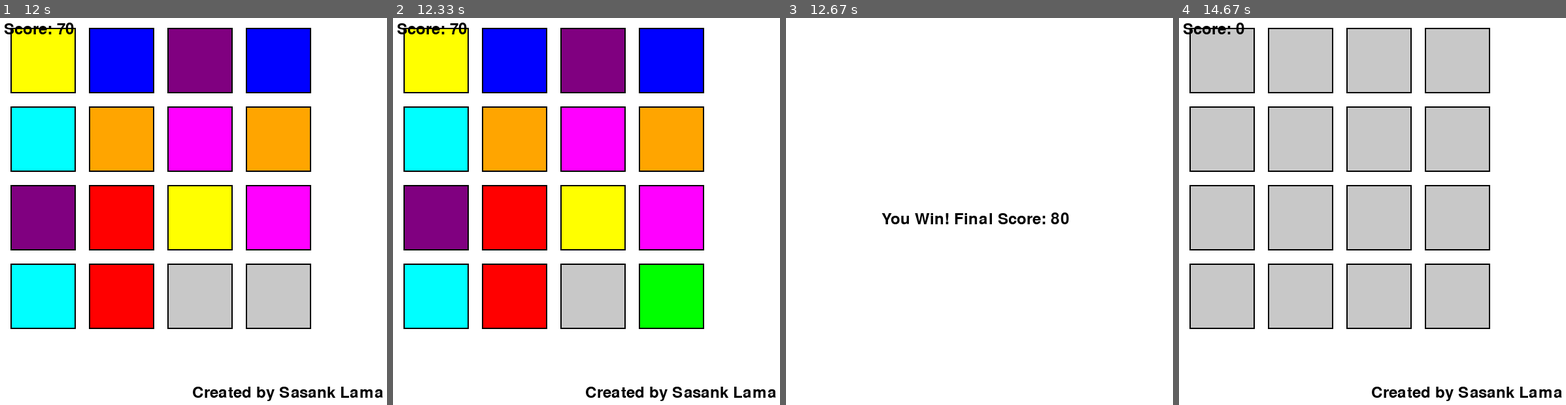
Above: before the commit, frames 1-4 (left to right).
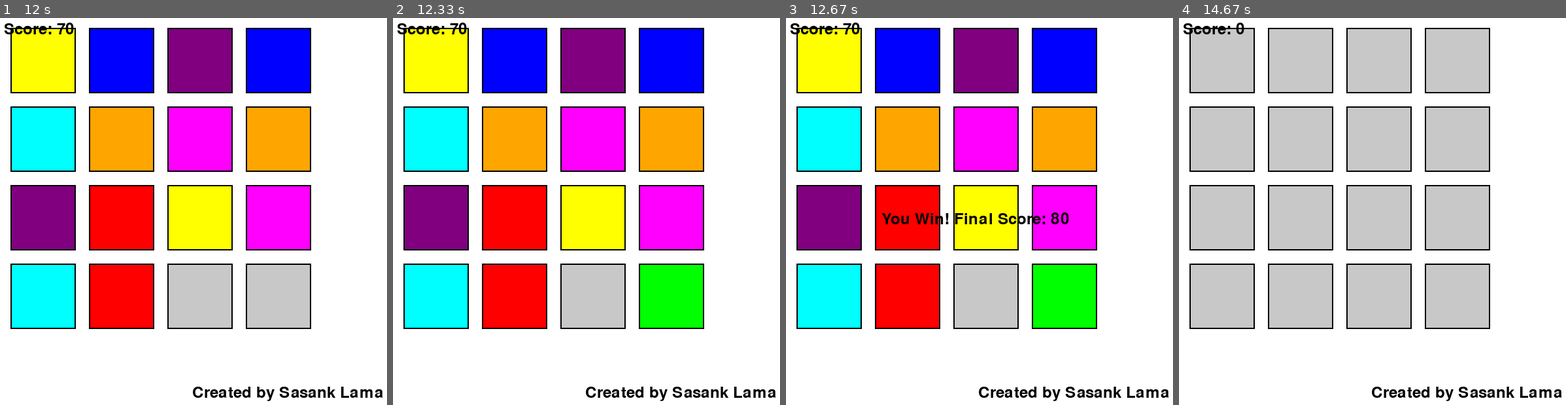
Above: after the commit, the same moments.

Repository: Sasank-5716/Pygames
Game: pygame game, started from Memorycard_game/memory_card_game.py
The game is run twice, just before and just after one commit, with the same random seed, the same clock (stepped at 60 frames per second) and the same inputs.
Inputs (mouse positions are in pixels of both pictures, inside the frame that each line leads up to):
- Up to frame 1 (12 s): click (193, 211) at 0.38 s; click (73, 79) at 5.72 s; click (100, 281) at 6.05 s; click (119, 219) at 6.38 s; click (119, 60) at 6.72 s; click (278, 60) at 8.05 s; click (100, 107) at 8.38 s; click (278, 137) at 9.72 s; click (65, 130) at 10.05 s; click (42, 296) at 10.38 s; click (201, 60) at 10.72 s; click (42, 219) at 11.05 s; click (201, 137) at 11.38 s; click (278, 219) at 11.72 s
- Up to frame 2 (12.33 s): click (656, 269) at 12.05 s
- Up to frame 3 (12.67 s): click (956, 296) at 12.38 s
- Up to frame 4 (14.67 s): no input

Frames 1-2 are identical in both runs. In frame 3, 46% of the frame differs, in the area x 1-99%, y 1-99%; in frame 4, nothing differs.

Commit message:
Added logo

Diff:
--- a/Memorycard_game/memory_card_game.py
+++ b/Memorycard_game/memory_card_game.py
@@ -85,7 +85,6 @@
 
     # Check win condition
     if all(matched):
-        screen.fill(WHITE)
         win_text = font.render("You Win! Final Score: " + str(score), True, BLACK)
         screen.blit(win_text, (WIDTH//2 - 150, HEIGHT//2))
         pygame.display.flip()
